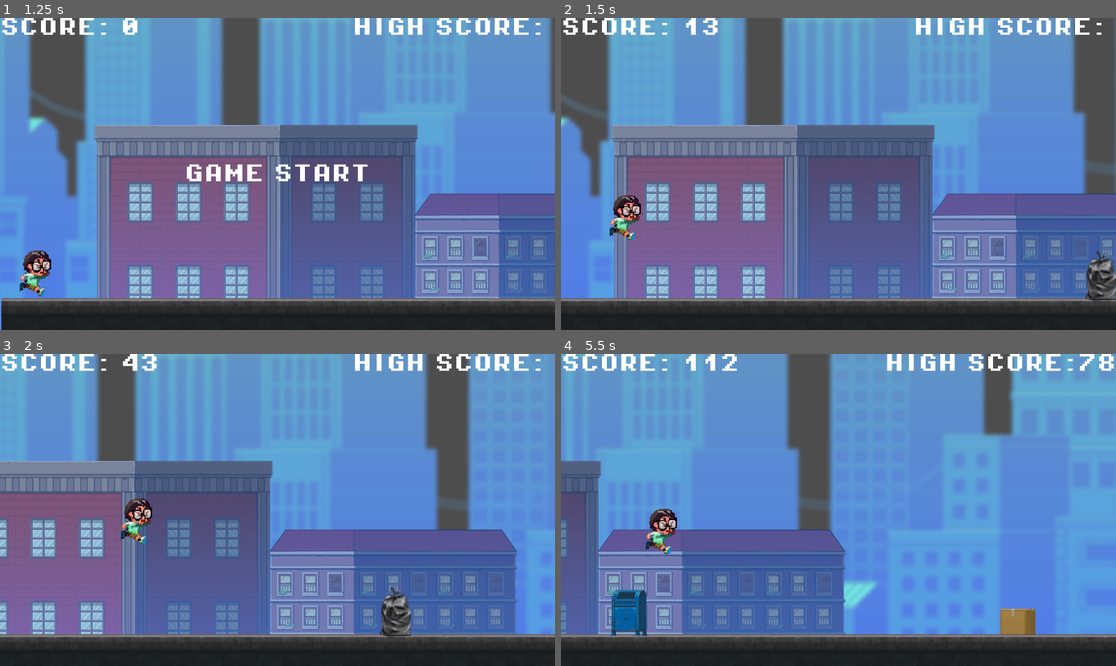
Above: before the commit, frames 1-4 (two rows, left to right).
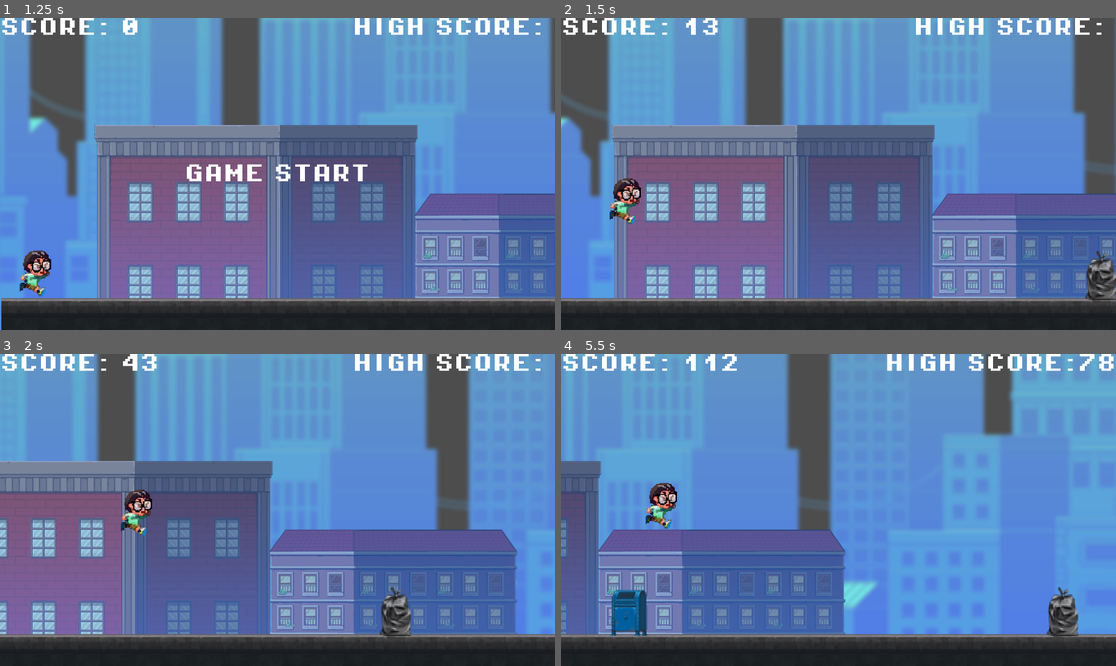
Above: after the commit, the same moments.

Repository: Chantology/runkimmy
Game: Godot game, scene res://scenes/ui/main_menu.tscn
Two runs of this game, one before a commit and one after it. Both use one fixed random seed, a clock stepped at 60 frames per second and the inputs below.
Inputs:
- Up to frame 1 (1.25 s): click "PLAY GAME" at 0.5 s
- Up to frame 2 (1.5 s): tap Enter (ui_accept) at 1.25, 1.35 s; hold Right (ui_right) from 1.28 s (still down)
- Up to frame 3 (2 s): keep holding Right (ui_right); tap Enter (ui_accept) at 1.52, 1.82 s
- Up to frame 4 (5.5 s): tap Enter (ui_accept) at 2.1, 2.27, 2.57, 3.6, 4.35, 4.52, 4.82, 5.1, 5.27 s; release Right (ui_right) at 2.75 s; click "RESTART" at 2.75 s; hold Left (ui_left) 3.53-4.28 s; hold Right (ui_right) from 4.28 s (still down)

Frame 1 is identical in both runs. In frame 2, 0.8% of the frame differs, in the area x 8-15%, y 51-72%; in frame 3, 0.7%; in frame 4, 2.2%, in the area x 15-94%, y 41-91%.

Commit message:
- added splash screens (currently deactivated and not functional) - adjusted jump height - adjusted gravity - add gamepad support for ingame (not working in menus)

Diff:
--- a/project.godot
+++ b/project.godot
@@ -13,4 +13,22 @@
 config/name="runkimmy"
 run/main_scene="res://scenes/ui/main_menu.tscn"
 config/features=PackedStringArray("4.3", "Forward Plus")
-config/icon="res://icon.svg"
+boot_splash/bg_color=Color(0.0646965, 0.0646965, 0.0646965, 1)
+boot_splash/show_image=false
+config/icon="res://assets/logos/kimmy_icon_v001.svg"
+
+[input]
+
+ui_accept={
+"deadzone": 0.5,
+"events": [Object(InputEventKey,"resource_local_to_scene":false,"resource_name":"","device":0,"window_id":0,"alt_pressed":false,"shift_pressed":false,"ctrl_pressed":false,"meta_pressed":false,"pressed":false,"keycode":4194309,"physical_keycode":0,"key_label":0,"unicode":0,"location":0,"echo":false,"script":null)
+, Object(InputEventKey,"resource_local_to_scene":false,"resource_name":"","device":0,"window_id":0,"alt_pressed":false,"shift_pressed":false,"ctrl_pressed":false,"meta_pressed":false,"pressed":false,"keycode":4194310,"physical_keycode":0,"key_label":0,"unicode":0,"location":0,"echo":false,"script":null)
+, Object(InputEventKey,"resource_local_to_scene":false,"resource_name":"","device":0,"window_id":0,"alt_pressed":false,"shift_pressed":false,"ctrl_pressed":false,"meta_pressed":false,"pressed":false,"keycode":32,"physical_keycode":0,"key_label":0,"unicode":32,"location":0,"echo":false,"script":null)
+, Object(InputEventJoypadButton,"resource_local_to_scene":false,"resource_name":"","device":-1,"button_index":0,"pressure":0.0,"pressed":true,"script":null)
+, Object(InputEventMouseButton,"resource_local_to_scene":false,"resource_name":"","device":-1,"window_id":0,"alt_pressed":false,"shift_pressed":false,"ctrl_pressed":false,"meta_pressed":false,"button_mask":1,"position":Vector2(226, 19),"global_position":Vector2(235, 65),"factor":1.0,"button_index":1,"canceled":false,"pressed":true,"double_click":false,"script":null)
+]
+}
+
+[physics]
+
+2d/default_gravity=1470.0
--- /dev/null
+++ b/scenes/ui/splash_screen_manager.tscn
@@ -0,0 +1,39 @@
+[gd_scene load_steps=4 format=3 uid="uid://dbqhvn0tgmsnf"]
+
+[ext_resource type="Texture2D" uid="uid://bv8ioauwdwjgy" path="res://assets/logos/chantology_logo_v001.png" id="1_7ga75"]
+[ext_resource type="Script" path="res://scripts/splash_screen_manager.gd" id="1_ouhw5"]
+[ext_resource type="Texture2D" uid="uid://vvmljqsjn58l" path="res://assets/logos/cog-dark.png" id="2_dbu85"]
+
+[node name="splash_screen_manager" type="Control"]
+layout_mode = 3
+anchors_preset = 15
+anchor_right = 1.0
+anchor_bottom = 1.0
+grow_horizontal = 2
+grow_vertical = 2
+script = ExtResource("1_ouhw5")
+
+[node name="ColorRect" type="ColorRect" parent="."]
+layout_mode = 1
+anchors_preset = 15
+anchor_right = 1.0
+anchor_bottom = 1.0
+grow_horizontal = 2
+grow_vertical = 2
+color = Color(0, 0, 0, 1)
+
+[node name="SplashScreenContainer" type="CenterContainer" parent="."]
+layout_mode = 1
+anchors_preset = 15
+anchor_right = 1.0
+anchor_bottom = 1.0
+grow_horizontal = 2
+grow_vertical = 2
+
+[node name="Screen1" type="TextureRect" parent="SplashScreenContainer"]
+layout_mode = 2
+texture = ExtResource("1_7ga75")
+
+[node name="Screen2" type="TextureRect" parent="SplashScreenContainer"]
+layout_mode = 2
+texture = ExtResource("2_dbu85")
--- a/scripts/level.gd
+++ b/scripts/level.gd
@@ -23,7 +23,8 @@
 var speed : float
 const START_SPEED : float = 10.0
 const SPEED_MODIFIER : int = 5000
-const MAX_SPEED : int = 25
+#MAX_SPEED was 25 before
+const MAX_SPEED : int = 50
 var screen_size : Vector2i
 var ground_height : int
 var game_running : bool
@@ -88,7 +89,7 @@
 		if $Camera2D.position.x - $ground.position.x > screen_size.x * 1.7:
 			$ground.position.x += screen_size.x
 
-		#update obstacles that are off screen:  ~~~NOT WORKING min 41 in Video ~~~
+		#update obstacles that are off screen:
 		for obs in obstacles:
 			if obs.position.x < ($Camera2D.position.x - screen_size.x):
 				remove_obs(obs)
@@ -98,8 +99,8 @@
 			$HUD.get_node("GameStartLabel").hide()
 
 func generate_obs():
-	#Generate ground obstacles -- seems to be not working: no obstacles appearing!!!
-	if obstacles.is_empty() or last_obs.position.x < score + randi_range(300, 500):
+	#Generate ground obstacles -- randi_range was (300,500) before
+	if obstacles.is_empty() or last_obs.position.x < score + randi_range(5, 500):
 		var obs_type = obstacle_types[randi() % obstacle_types.size()]
 		var obs
 		var max_obs = difficulty + 1
--- a/scripts/player.gd
+++ b/scripts/player.gd
@@ -2,7 +2,7 @@
 
 
 const SPEED = 300.0
-const JUMP_VELOCITY = -600.0
+const JUMP_VELOCITY = -800.0
 
 # Get the gravity from the project settings to be synced with RigidBody nodes.
 var gravity = ProjectSettings.get_setting("physics/2d/default_gravity")
--- /dev/null
+++ b/scripts/splash_screen_manager.gd
@@ -0,0 +1,39 @@
+#Note: this is not working at all. first screen will be skipped and shows second one without animation
+#based on this tutorial: https://www.youtube.com/watch?v=xy-ssYTQ3as
+#and this one https://www.youtube.com/watch?v=QKAuacUG0y4
+
+extends Control
+
+@export var load_scene : PackedScene
+@export var in_time : float = 0.5
+@export var fade_in_time : float = 1.5
+@export var pause_time : float = 1.5
+@export var fade_out_time : float = 1.5
+@export var out_time : float = 0.5
+#@export var splash_screen : TextureRect
+@export var splash_screen_container : Node
+
+var splash_screens : Array
+
+func fade() -> void:
+	for screen in splash_screens:
+		var tween = self.create_tween()
+		tween.tween_interval(in_time)
+		tween.tween_property(screen, "modulate:a", 1.0, fade_in_time)
+		tween.tween_interval(pause_time)
+		tween.tween_property(screen, "modulate:a", 0.0, fade_out_time)
+		tween.tween_interval(out_time)
+		await tween.finished
+	get_tree().change_scene_to_packed(load_scene)
+
+func get_screens() -> void:
+	splash_screens = splash_screen_container.get_children()
+	for screen in splash_screens:
+			screen.modulate.a = 0.0
+
+func _ready() -> void:
+	fade()
+
+func _unhandled_input(event: InputEvent) -> void:
+	if event.is_pressed():
+		get_tree().change_scene_to_packed(load_scene)
Binary file added: scenes/props/chantology_logo_v001.png
Not shown, added: scenes/props/chantology_logo_v001.png.import
Not shown, changed: .gitignore
Not shown, added: scenes/ui/spl1575.tmp
Not shown, added: scenes/ui/spl6105.tmp
Not shown, added: scenes/ui/splE784.tmp
